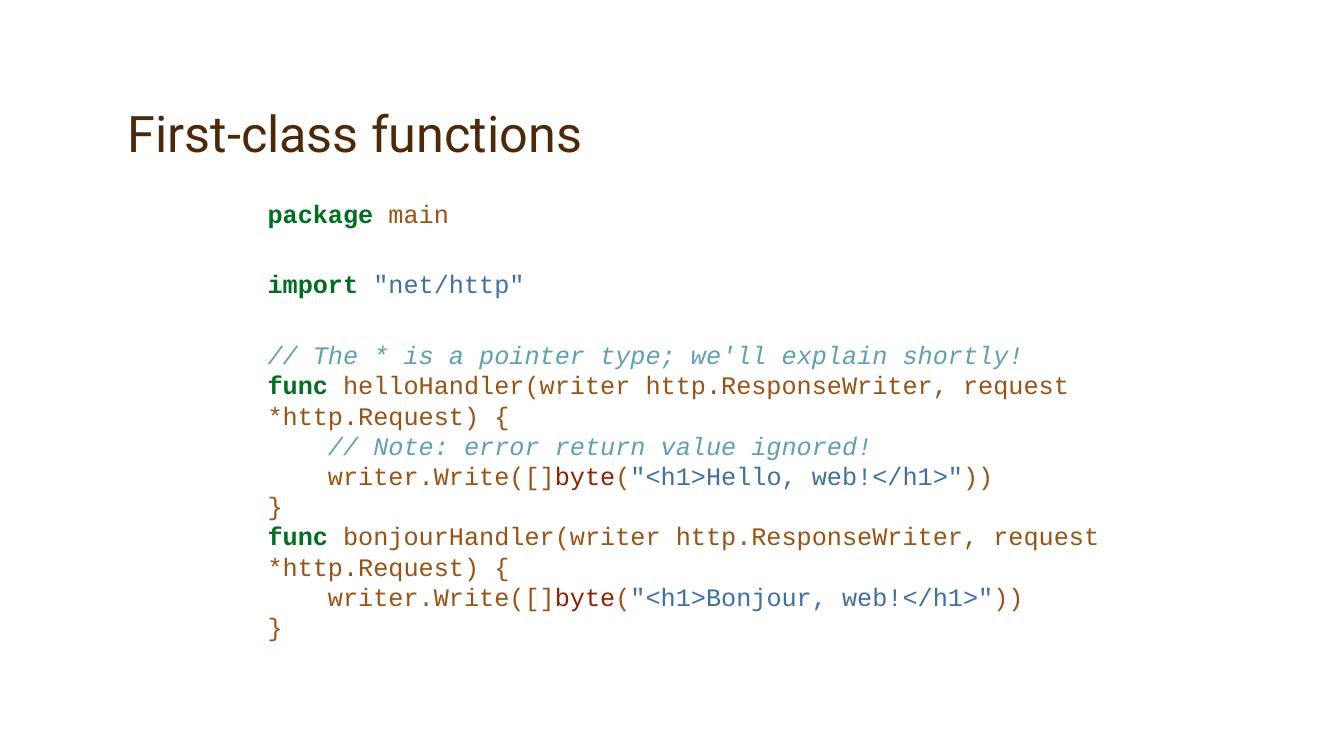
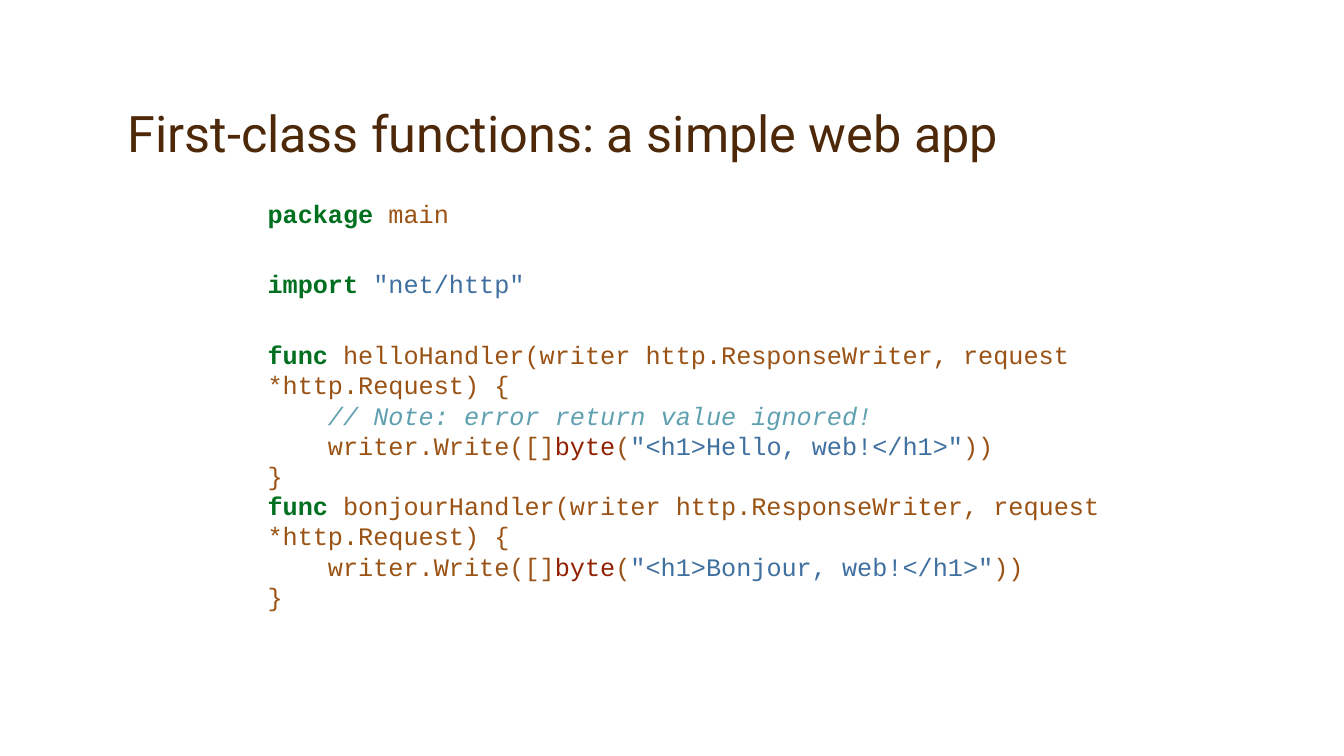
Before and after one commit to jaymcgavren/presentations, a slide deck: slide 66 of go/phillyete/2019/golang_phillyete_2019.pptx (slide 63 before the commit). Drawn at 1344x756 pixels with LibreOffice and Linux fonts; fonts in the diff are those of the drawing; background and template pictures are left out. Boxes give left, top, right and bottom in pixels: in the first picture for what was removed or moved away, otherwise in the second. Text is boxed around its words. In the diff, an @@ line names an element or a change of style, - is before the commit and + after.

Commit message:
Update PowerPoint and fix via Google Drive

```diff
--- a/go/phillyete/2019/golang_phillyete_2019.pptx
+++ b/go/phillyete/2019/golang_phillyete_2019.pptx
@@ title at box(128, 113, 998, 163): text changed @@
-First-class functions
+First-class functions: a simple web app
@@ text at box(268, 204, 1099, 582): text changed @@
-package main
-import "net/http"
-// The * is a pointer type; we'll explain shortly!
-func helloHandler(writer http.ResponseWriter, request *http.Request) {
-// Note: error return value ignored!
-writer.Write([]byte("<h1>Hello, web!</h1>"))
-}
-func bonjourHandler(writer http.ResponseWriter, request *http.Request) {
-writer.Write([]byte("<h1>Bonjour, web!</h1>"))
-}
+package main
+import "net/http"
+func helloHandler(writer http.ResponseWriter, request *http.Request) {
+// Note: error return value ignored!
+writer.Write([]byte("<h1>Hello, web!</h1>"))
+}
+func bonjourHandler(writer http.ResponseWriter, request *http.Request) {
+writer.Write([]byte("<h1>Bonjour, web!</h1>"))
+}
```
Also in this commit, not shown: 35 other slides changed, 38 slides added, 32 slides removed.
